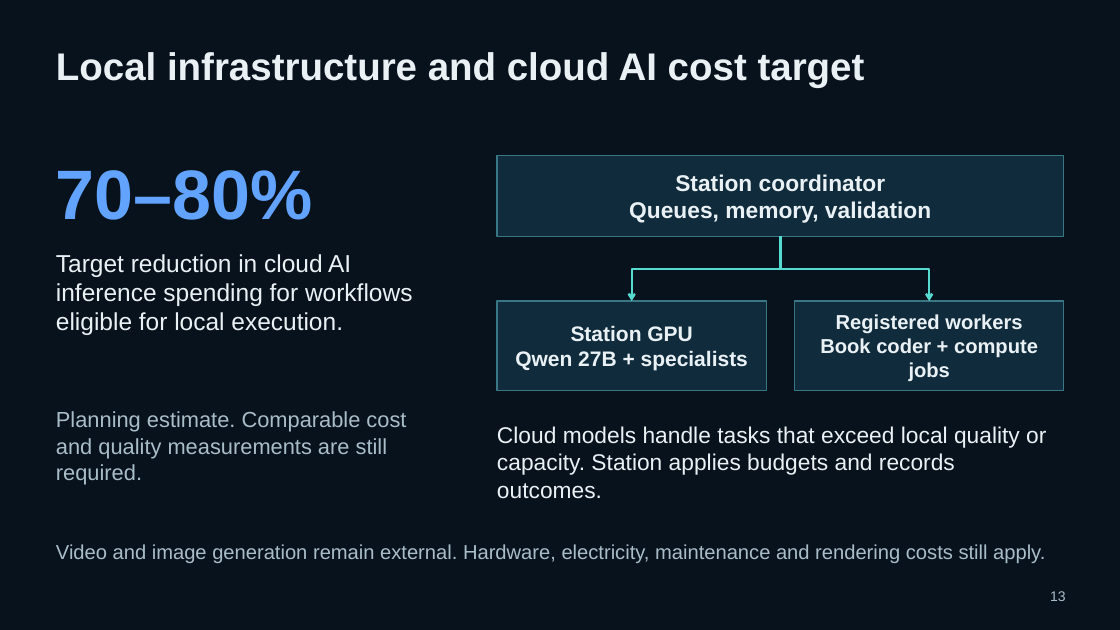
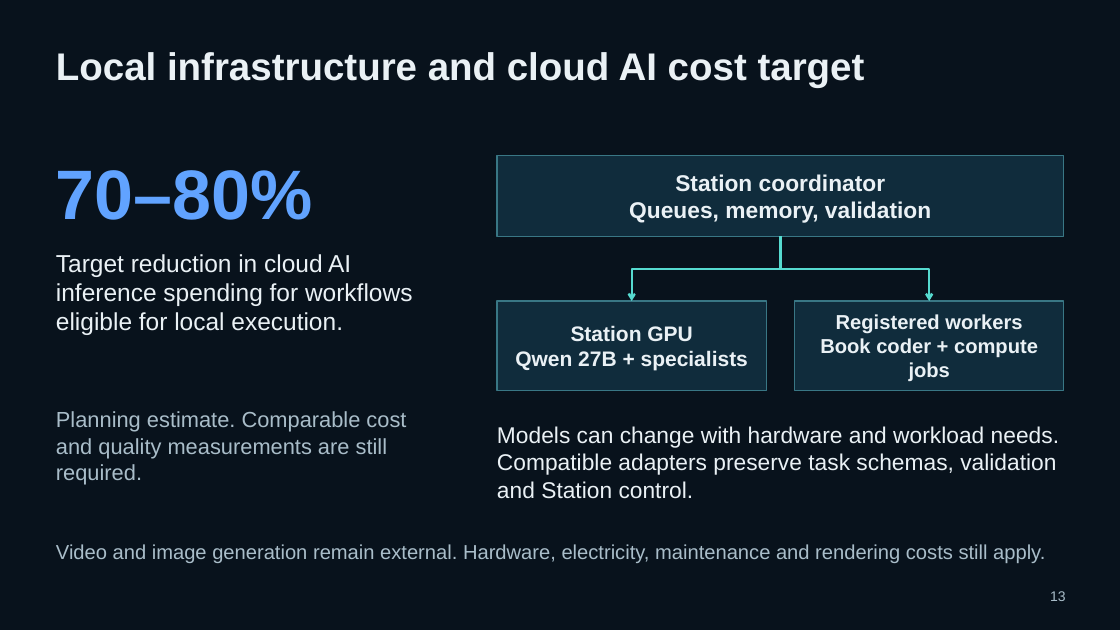
Before and after one commit to pavlichuckcrypt-maker/Vantemio, a slide deck: slide 13 of docs/pitch/Vantemio_Presentation_2026-10-05.pptx. Drawn at 1120x630 pixels with LibreOffice and Linux fonts; fonts in the diff are those of the drawing. Boxes give left, top, right and bottom in pixels: in the first picture for what was removed or moved away, otherwise in the second. Text is boxed around its words. In the diff, an @@ line names an element or a change of style, - is before the commit and + after.

Commit message:
Clarify replaceable models and hardware-dependent AI configuration

```diff
--- a/docs/pitch/Vantemio_Presentation_2026-10-05.pptx
+++ b/docs/pitch/Vantemio_Presentation_2026-10-05.pptx
@@ text at box(497, 426, 1059, 499): text changed @@
-Cloud models handle tasks that exceed local quality or capacity. Station applies budgets and records outcomes.
+Models can change with hardware and workload needs. Compatible adapters preserve task schemas, validation and Station control.
```
Also in this commit, not shown: 1 other slide changed, 2 other files.
